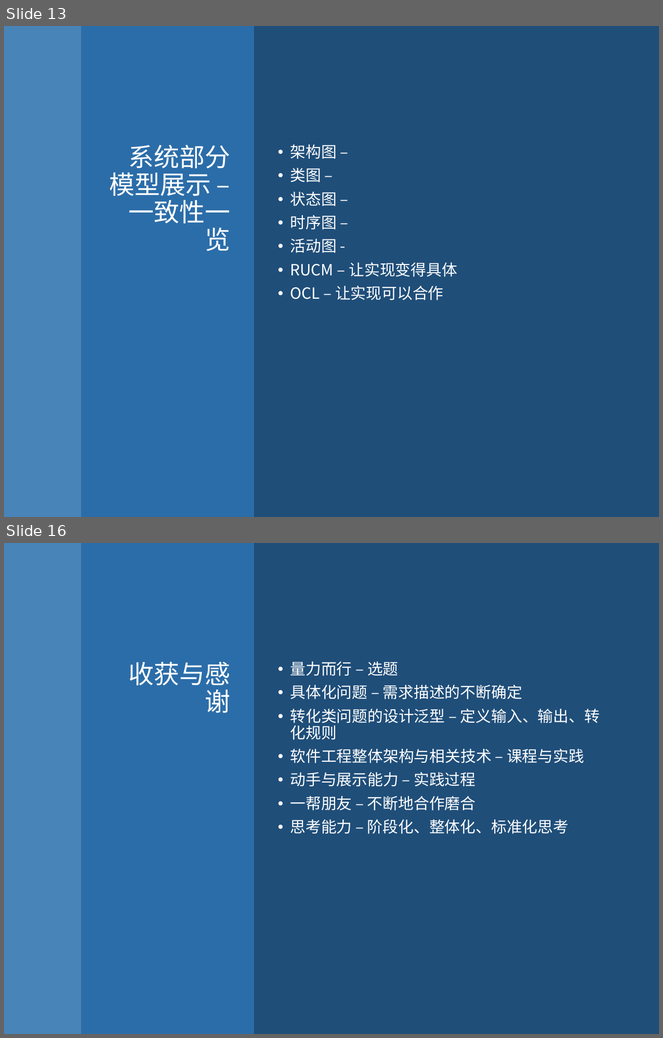
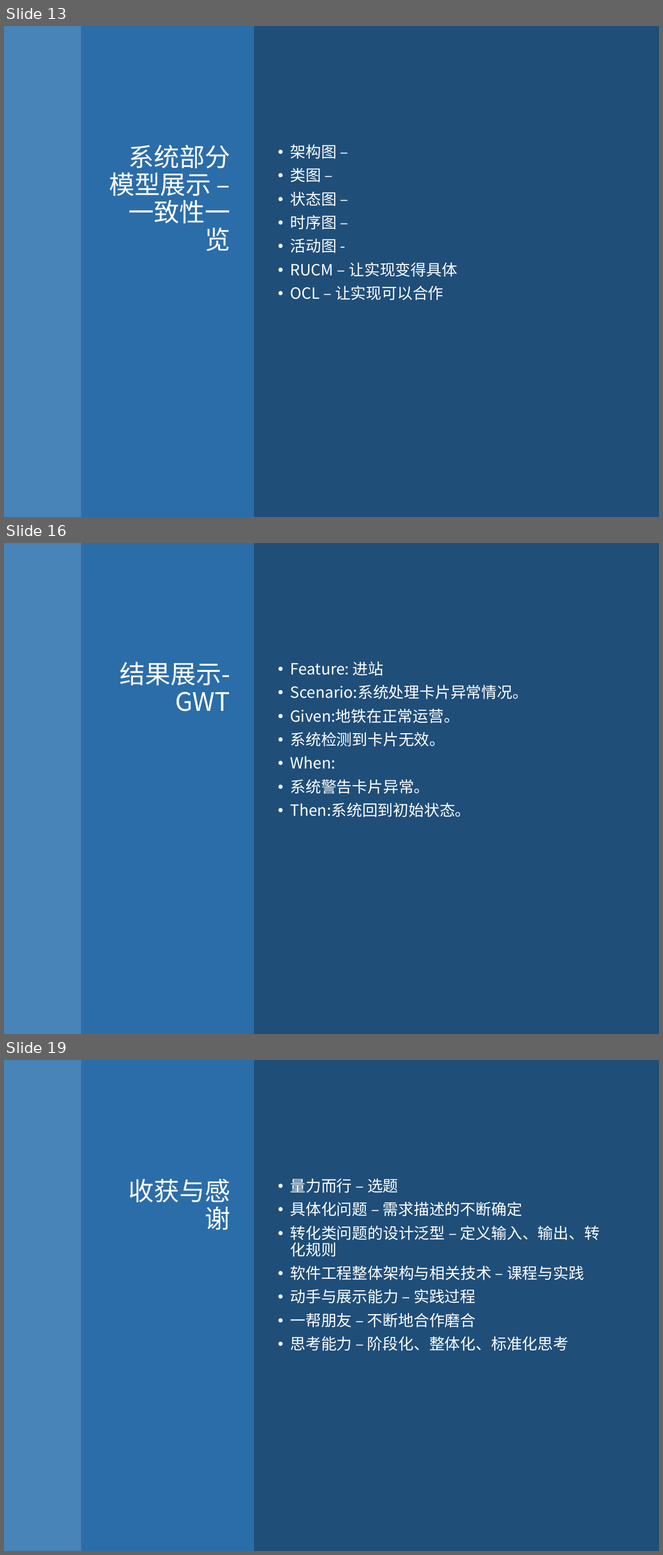
Before and after one commit to PatrickZad/AISRED, a slide deck: TEAM演示.pptx. Shown one above the other, each under a label of ours: slides 13 and 16 before the commit, slides 13, 16 and 19 after it; the slides between them are not shown. The pictures are 663x1038 and 663x1555 pixels, drawn with LibreOffice and Linux fonts; fonts in the diff are those of the drawing. Boxes give left, top, right and bottom in pixels: in the first picture for what was removed or moved away, otherwise in the second. Text is boxed around its words. In the diff, an @@ line names an element or a change of style, - is before the commit and + after.

```diff
--- a/TEAM演示.pptx
+++ b/TEAM演示.pptx
@@ slide 16 added at (x1=4, y1=543, x2=659, y2=1034), background #1F4E79 @@
@@ rectangle added at (x1=4, y1=543, x2=81, y2=1034), fill #5B9BD5 at 70% opacity @@
@@ rectangle added at (x1=81, y1=543, x2=254, y2=1034), fill #2E75B6 at 80% opacity @@
@@ title added at (x1=119, y1=662, x2=230, y2=711), 28 pt, text #FFFFFF @@
+结果展示-GWT
@@ text added at (x1=290, y1=662, x2=528, y2=818), 17 pt, text #FFFFFF @@
+• Feature: 进站
+• Scenario:系统处理卡片异常情况。
+• Given:地铁在正常运营。
+• 系统检测到卡片无效。
+• When:
+• 系统警告卡片异常。
+• Then:系统回到初始状态。
@@ what was slide 16 is now slide 19 @@
```
Also in this commit, not shown: 2 slides changed, 2 other slides added, 2 other files.
